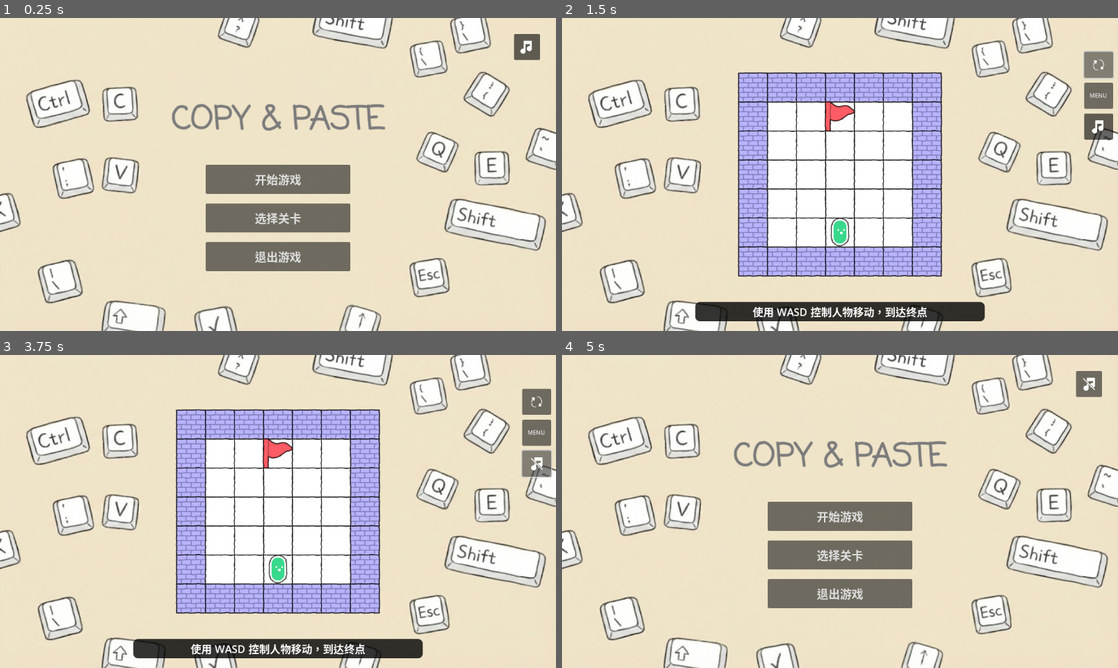
Above: before the commit, frames 1-4 (two rows, left to right).
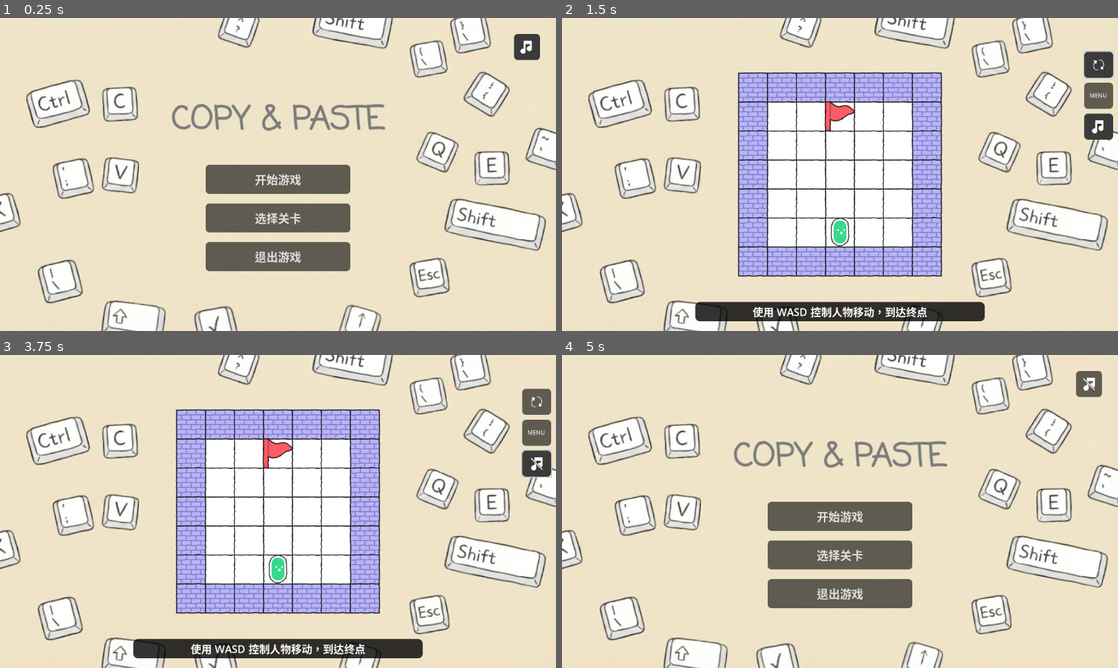
Above: after the commit, the same moments.

Repository: 494311870/jam-mask
Game: Godot game, scene res://scenes/main_menu.tscn
The game is run twice, just before and just after one commit, with the same random seed, the same clock (stepped at 60 frames per second) and the same inputs.
Inputs (mouse positions are in pixels of both pictures, inside the frame that each line leads up to):
- Up to frame 1 (0.25 s): no input
- Up to frame 2 (1.5 s): click "开始游戏" at 0.5 s; click (1101, 64) at 1.25 s
- Up to frame 3 (3.75 s): click (539, 401) at 2 s; click (539, 401) at 2.75 s; click (539, 464) at 3.5 s
- Up to frame 4 (5 s): click "MENU" at 4.25 s

The runs differ from the first frame. In frame 1, 0.4% of the frame differs, in the area x 37-98%, y 5-81%; in frame 2, 0.8%, in the area x 93-100%, y 10-39%; in frame 3, 0.4%; in frame 4, less than 0.1%.

Commit message:
更改样式并保存全局

Diff:
--- a/project.godot
+++ b/project.godot
@@ -17,12 +17,16 @@
 
 [autoload]
 
+GameManager="*res://scripts/game_manager.gd"
 AudioManager="*res://scripts/audio_manager.gd"
-GameManager="*res://scripts/game_manager.gd"
 
 [display]
 
 window/stretch/mode="viewport"
+
+[gui]
+
+theme/custom="uid://d11gdhjmp4wf7"
 
 [input]
 
--- a/scenes/main_menu.tscn
+++ b/scenes/main_menu.tscn
@@ -1,8 +1,9 @@
-[gd_scene load_steps=4 format=3 uid="uid://c6y7v8u8q4b6v"]
+[gd_scene load_steps=6 format=3 uid="uid://c6y7v8u8q4b6v"]
 
 [ext_resource type="Script" uid="uid://iff3dy2iwo2" path="res://scenes/main_menu.gd" id="1_menu"]
 [ext_resource type="Texture2D" uid="uid://dx8qu240ftl5e" path="res://art/背景图.png" id="2_bqqt6"]
 [ext_resource type="PackedScene" uid="uid://b8y7v8u8q4b6v" path="res://scenes/level_selection.tscn" id="2_levels"]
+[ext_resource type="Theme" uid="uid://d11gdhjmp4wf7" path="res://scenes/main_theme.tres" id="3_8ln24"]
 [ext_resource type="Texture2D" uid="uid://bfd3yfqef0wpd" path="res://art/ui/Music-On.png" id="4_music_on"]
 
 [node name="MainMenu" type="CanvasLayer"]
@@ -23,6 +24,7 @@
 anchor_bottom = 1.0
 grow_horizontal = 2
 grow_vertical = 2
+theme = ExtResource("3_8ln24")
 
 [node name="VBoxContainer" type="VBoxContainer" parent="CenterContainer"]
 custom_minimum_size = Vector2(300, 400)
--- /dev/null
+++ b/scenes/main_theme.tres
@@ -0,0 +1,27 @@
+[gd_resource type="Theme" load_steps=4 format=3 uid="uid://d11gdhjmp4wf7"]
+
+[sub_resource type="StyleBoxFlat" id="StyleBoxFlat_7h41l"]
+bg_color = Color(0.23, 0.23, 0.23, 1)
+corner_radius_top_left = 8
+corner_radius_top_right = 8
+corner_radius_bottom_right = 8
+corner_radius_bottom_left = 8
+
+[sub_resource type="StyleBoxFlat" id="StyleBoxFlat_dt2j8"]
+bg_color = Color(0, 0, 0, 0.6)
+corner_radius_top_left = 8
+corner_radius_top_right = 8
+corner_radius_bottom_right = 8
+corner_radius_bottom_left = 8
+
+[sub_resource type="StyleBoxFlat" id="StyleBoxFlat_mvgv6"]
+bg_color = Color(0.23, 0.23, 0.23, 1)
+corner_radius_top_left = 8
+corner_radius_top_right = 8
+corner_radius_bottom_right = 8
+corner_radius_bottom_left = 8
+
+[resource]
+Button/styles/hover = SubResource("StyleBoxFlat_7h41l")
+Button/styles/normal = SubResource("StyleBoxFlat_dt2j8")
+Button/styles/pressed = SubResource("StyleBoxFlat_mvgv6")
